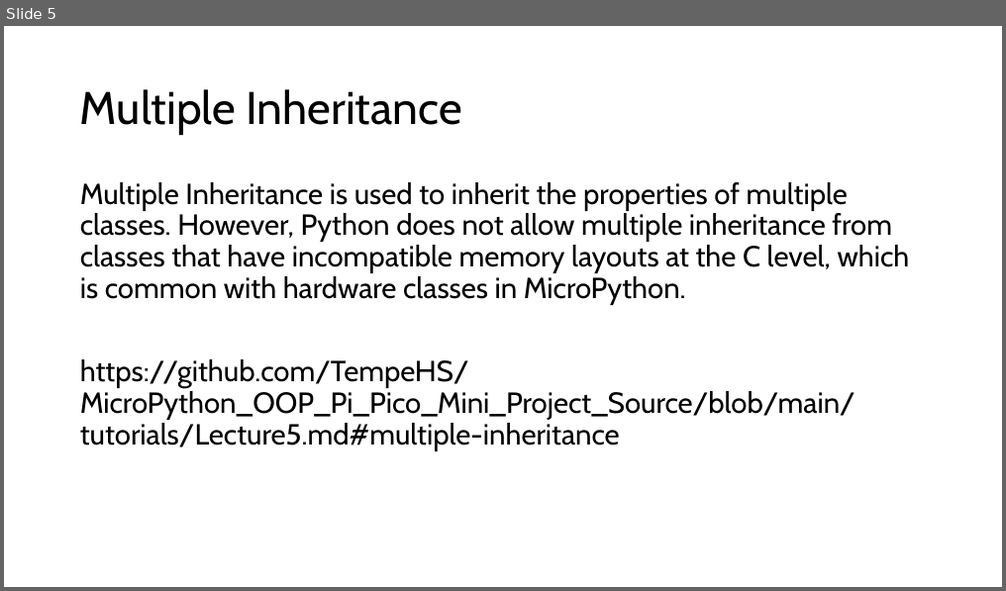
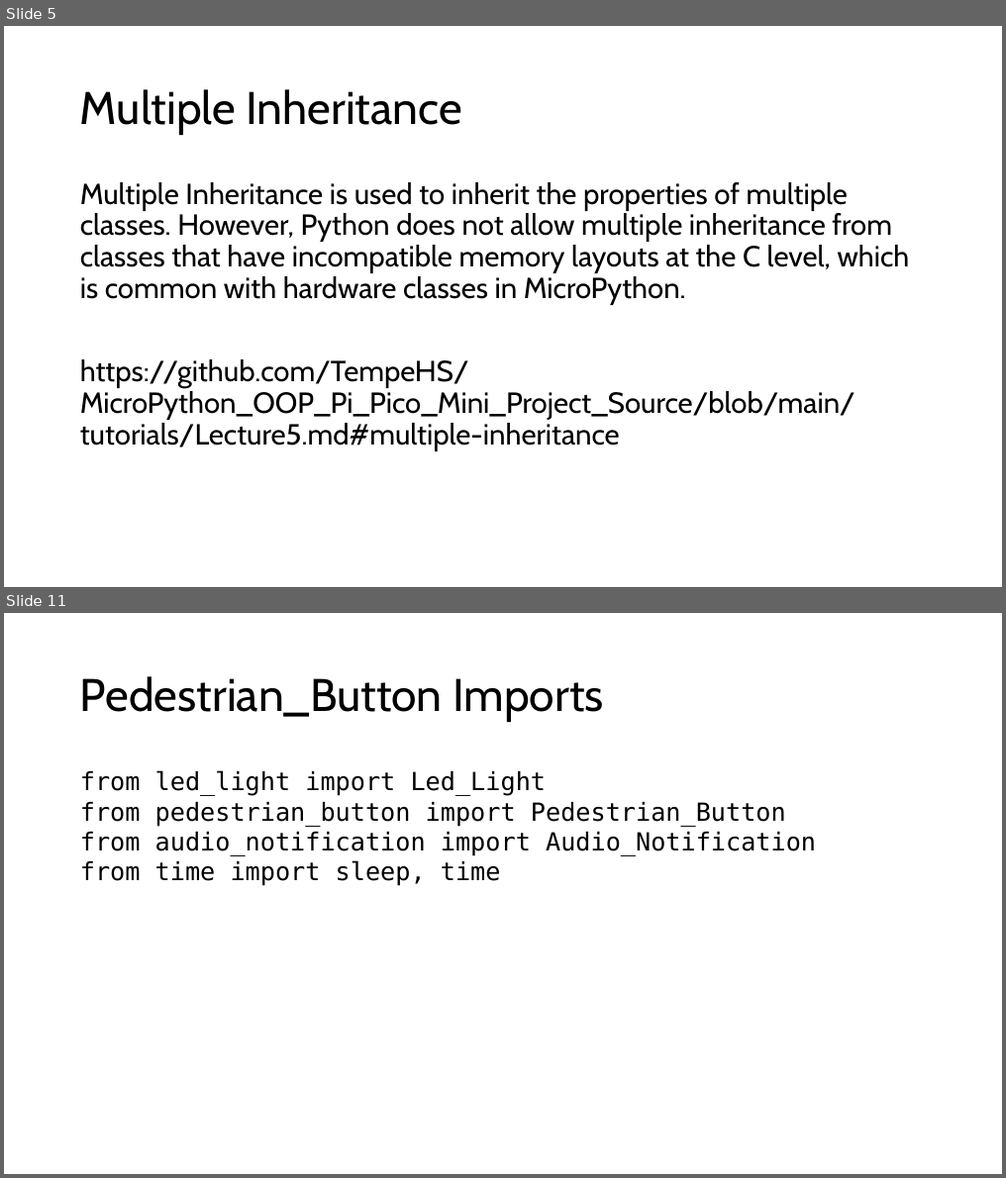
Before and after one commit to TempeHS/MicroPython_OOP_Pi_Pico_Mini_Project_Source, a slide deck: tutorials/presentations/Lecture6.pptx. Shown one above the other, each under a label of ours: slide 5 before the commit, slides 5 and 11 after it; the slides between them are not shown. The pictures are 1006x591 and 1006x1178 pixels, drawn with LibreOffice and Linux fonts; fonts in the diff are those of the drawing. Boxes give left, top, right and bottom in pixels: in the first picture for what was removed or moved away, otherwise in the second. Text is boxed around its words. In the diff, an @@ line names an element or a change of style, - is before the commit and + after.

```diff
--- a/tutorials/presentations/Lecture6.pptx
+++ b/tutorials/presentations/Lecture6.pptx
@@ slide 11 added at bbox=[4, 613, 1002, 1174], background #FFFFFF @@
@@ title added at bbox=[80, 676, 604, 722], 44 pt, text #000000 @@
+Pedestrian_Button Imports
@@ text added at bbox=[80, 770, 816, 886], 24 pt, text #000000 @@
+from led_light import Led_Light
+from pedestrian_button import Pedestrian_Button
+from audio_notification import Audio_Notification
+from time import sleep, time
```
Also in this commit, not shown: 3 slides changed, 5 other slides added, 16 other files.
